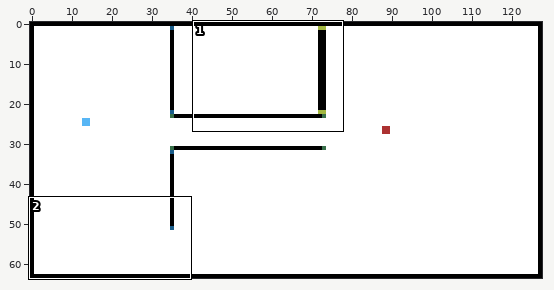
One commit to this pixel-art file: MortalRescue/assets/level1.ase. Above: a wide view before the commit, with the close-up outlined.
Close-up. First the earlier version:
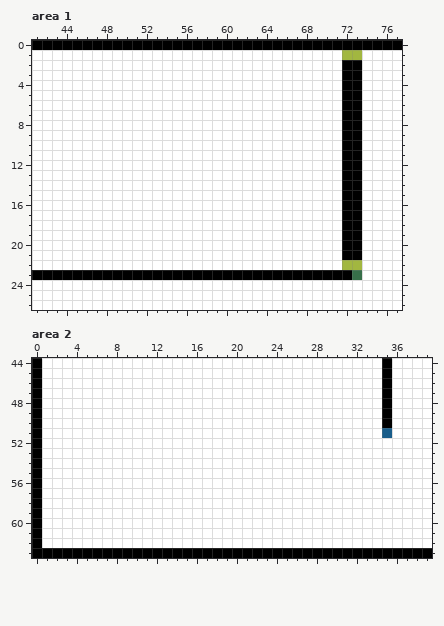
128x64 pixels, 1 frame. Shown: area 1: x 41..77, y 0..26; area 2: x 0..39, y 44..63. The commit also changed other parts of the picture, which this record leaves out.
The result:
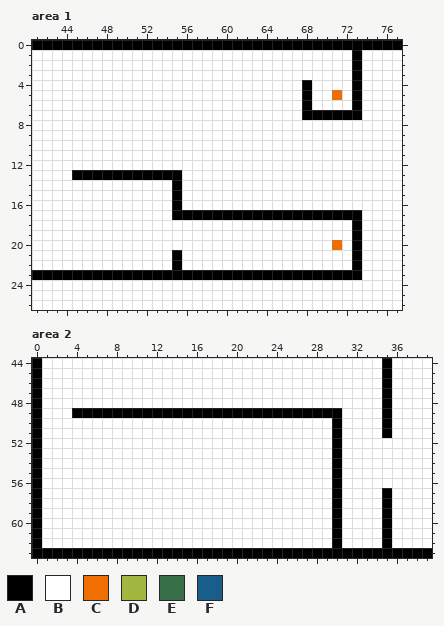
Palette (. is transparent): A #000000  B #ffffff  C #f16f02  D #a2b740  E #376f49  F #195d8a
Changes in this commit:
layer "Layer 1" removed
Area 1:
Colour A replaces colour B in rows 4 to 6 at x 68; in row 7 at x 68 to 71; in row 13 at x 45 to 55; in rows 14 to 16 at x 55; in row 17 at x 55 to 71; in rows 21 to 22 at x 55.
Colour A replaces colour D in row 1 at x 73; in row 22 at x 73.
Colour A replaces colour E in row 23 at x 73.
Colour B replaces colour A in rows 2 to 6 at x 72; in rows 8 to 16 at x 72 to 73; in rows 18 to 21 at x 72.
Colour B replaces colour D in row 1 at x 72; in row 22 at x 72.
Colour C replaces colour B in row 5 at x 71; in row 20 at x 71.
Area 2:
Colour A replaces colour B in row 49 at x 4 to 30; in rows 50 to 56 at x 30; in rows 57 to 62 at x 30 and 35.
Colour A replaces colour F in row 51 at x 35.
Changed places in both close-ups, as pixel boxes (x1, y1, x2, y2):
changed: (72, 50, 362, 280)
changed: (72, 408, 392, 548)
